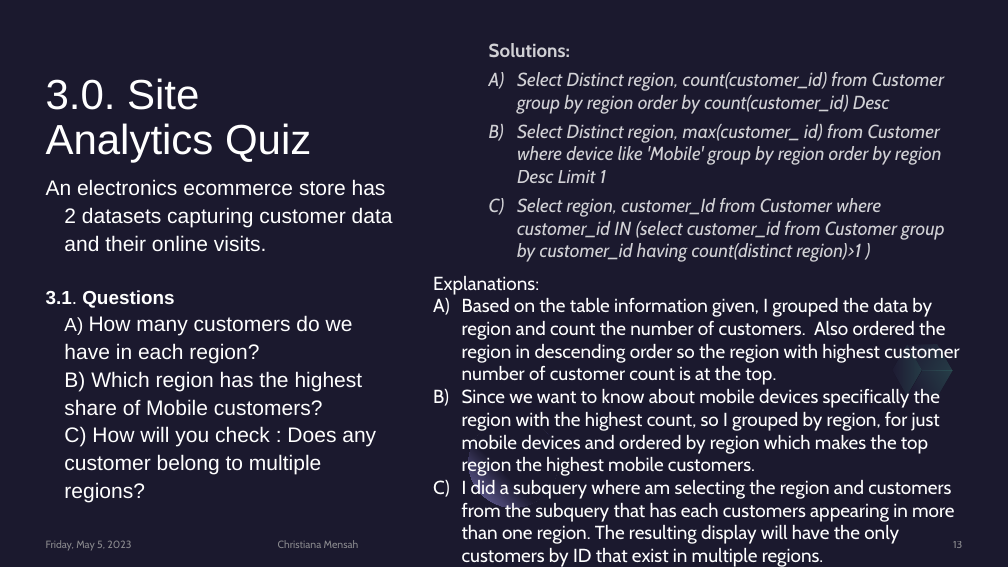
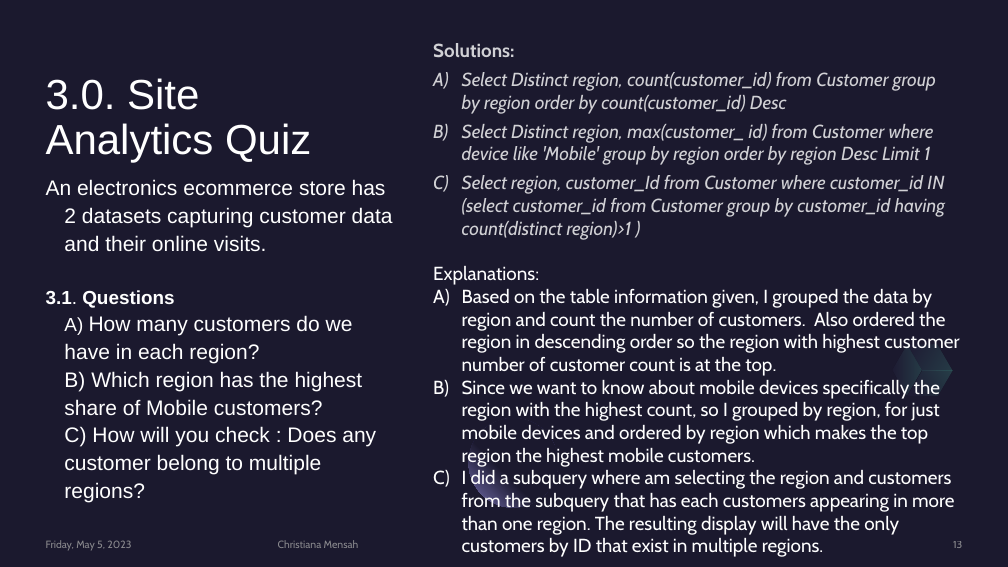
Before and after one commit to cmensah11/ForcastingCase, a slide deck: slide 13 of Forecast Analysis and SQL Queries.pptx. Drawn at 1008x567 pixels with LibreOffice and Linux fonts; fonts in the diff are those of the drawing. Boxes give left, top, right and bottom in pixels: in the first picture for what was removed or moved away, otherwise in the second. Text is boxed around its words. In the diff, an @@ line names an element or a change of style, - is before the commit and + after.

```diff
--- a/Forecast Analysis and SQL Queries.pptx
+++ b/Forecast Analysis and SQL Queries.pptx
@@ text "Solutions:" rewrapped from (x1=489, y1=43, x2=944, y2=262) to (x1=433, y1=43, x2=945, y2=240) @@
@@ text "Explanations:" moved from (x1=433, y1=276, x2=959, y2=567) to (x1=433, y1=266, x2=959, y2=557) @@
```
Also in this commit, not shown: 4 other slides changed, 1 other file.
